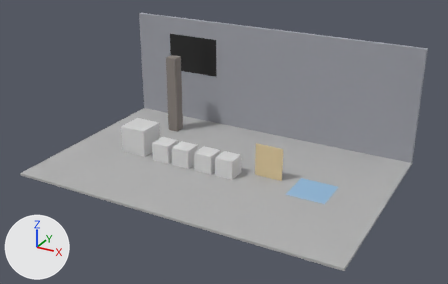
What one commit did to the glTF model assets/models/shader_hooks_fixture.gltf.
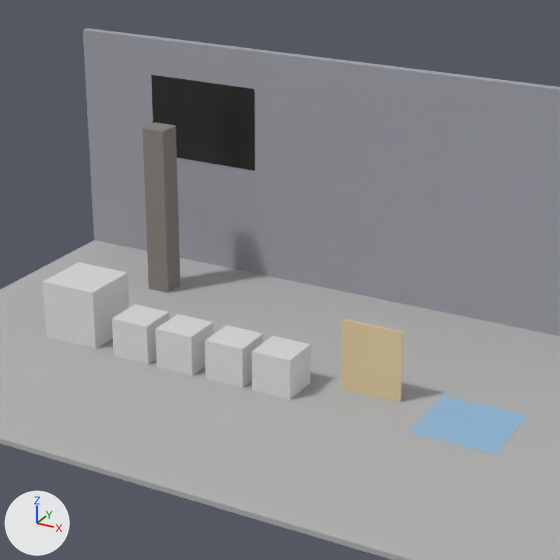
Each version appears first whole from a 50 mm lens placed at (11.57, -20.2, 11.55), pointed at (0.37, 0.16, 1.37), and next in a close-up on the part from 23% to 79% of the width and 0% to 89% of the height. The axes (+X, +Y, +Z) are drawn at lower left. The lights are the same throughout. The first two pictures are the older version. Where no turn or scale is listed for an object, it has been applied to the vertices.

Names of what the first close-up shows: 'card', 'dome', 'floor', 'key_a', 'key_b', 'param_a', 'param_b', 'post', 'static', 'stripes', 'wall'.
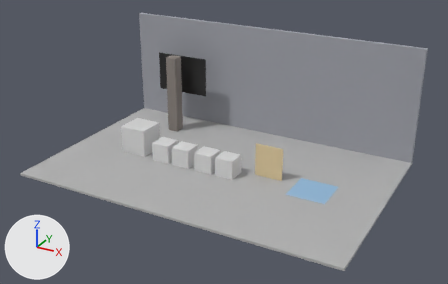
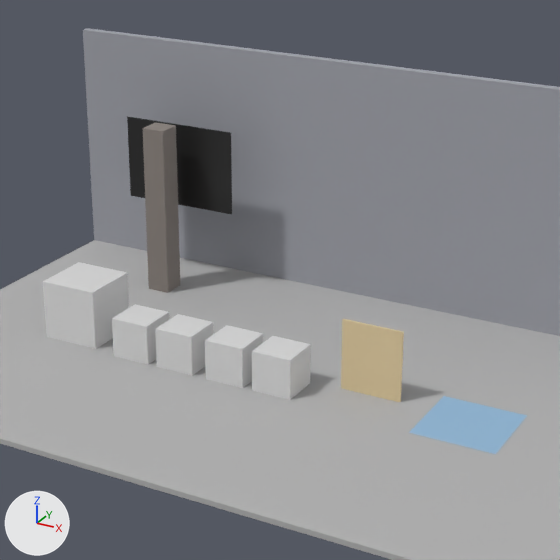
The change, as a list of edits to the scene's bpy script:
```text
Change ob_static:
    ob_static.location: (-3.9, 4.79, 3.3) -> (-3.9, 3.8, 2.6)
```

Pixel boxes [x1, y1, x2, y2] of what changed, in the close-ups (560 x 560 px):
'static', moved
    before: [151, 75, 255, 171]
    after: [127, 116, 232, 214]
